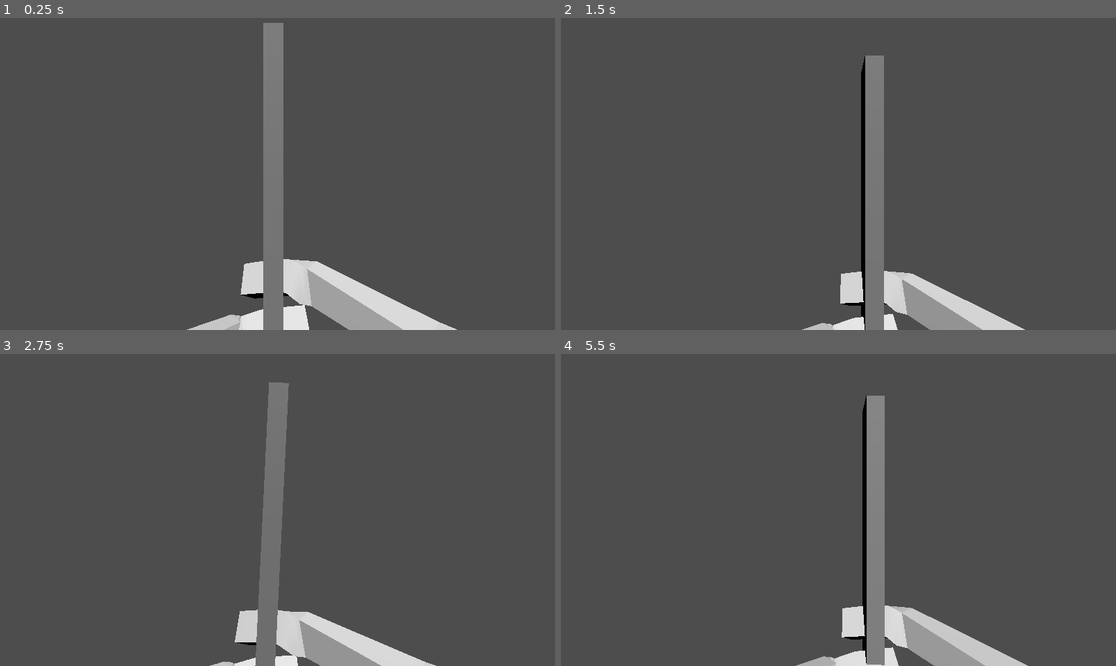
Above: before the commit, frames 1-4 (two rows, left to right).
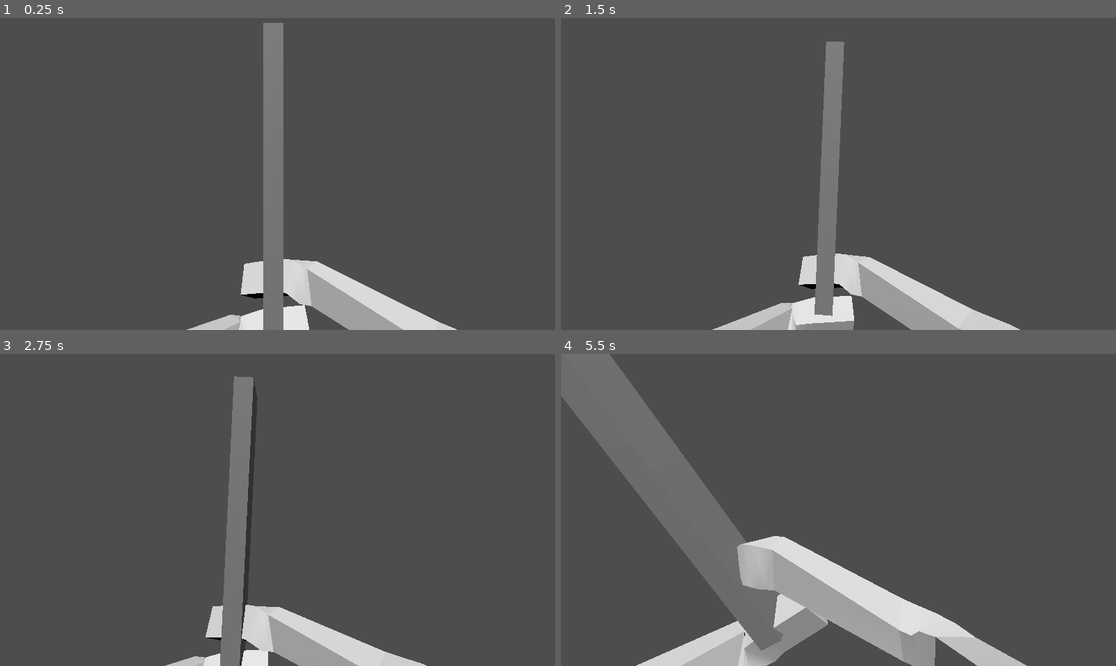
Above: after the commit, the same moments.

Repository: MoustachedMamba/Zarg
Game: Godot game, scene res://testscene.tscn
Two runs of this game, one before a commit and one after it. Both use one fixed random seed, a clock stepped at 60 frames per second and the inputs below.
Inputs (mouse positions are in pixels of both pictures, inside the frame that each line leads up to):
- Up to frame 1 (0.25 s): no input
- Up to frame 2 (1.5 s): tap Enter at 0.5 s; move the mouse to (866, 174) at 0.52 s; press the mouse at (866, 174) at 0.53 s; hold W (Forward) from 0.53 s (still down); tap Space (Jump) at 0.77 s; right-click (866, 174) at 0.8 s; move the mouse to (810, 174) at 1.27 s; release the mouse at (810, 174) at 1.28 s; right-click (810, 174) at 1.35 s
- Up to frame 3 (2.75 s): keep holding W (Forward); tap Space (Jump) at 1.52 s; click (249, 510) at 1.55 s; move the mouse to (288, 503) at 2.02 s; press the mouse at (288, 503) at 2.03 s; right-click (288, 503) at 2.3 s
- Up to frame 4 (5.5 s): keep holding W (Forward); move the mouse to (832, 516) at 2.77 s; release the mouse at (832, 516) at 2.78 s; right-click (832, 516) at 2.85 s; tap Space (Jump) at 3.02, 3.77, 4.52 s; click (832, 516) at 3.05 s; move the mouse to (877, 513) at 3.52 s; hold Ctrl (Crouch) 3.53-4.28 s; right-click (877, 513) at 3.8 s; move the mouse to (794, 506) at 4.27 s; tap Shift (Sprint) at 4.35 s; click (794, 506) at 4.55 s; move the mouse to (844, 510) at 5.02 s; press the mouse at (844, 510) at 5.03 s; right-click (844, 510) at 5.3 s

The runs differ from the first frame. In frame 2, 10% of the frame differs, in the area x 27-84%, y 7-100%; in frame 3, 9.5%; in frame 4, 23%, in the area x 0-85%, y 0-100%.

Commit message:
finished up procedural animation for the attack
aboba

Diff:
--- /dev/null
+++ b/attack_curve.tres
@@ -0,0 +1,5 @@
+[gd_resource type="Curve" format=3 uid="uid://cgd4bk0yjjre6"]
+
+[resource]
+_data = [Vector2(0, 0), 0.0, 0.01, 0, 0, Vector2(1, 1), 0.1, 0.0, 0, 0]
+point_count = 2
--- a/char_ctrlr.gd
+++ b/char_ctrlr.gd
@@ -15,6 +15,7 @@
 @onready var head = $head
 @onready var headbob = $head/headbobcentre
 @onready var collider = $CollisionShape3D
+@onready var atk_crv = load("res://attack_curve.tres")
 # Get the gravity from the project settings to be synced with RigidBody nodes.
 var gravity = ProjectSettings.get_setting("physics/3d/default_gravity")
 var look_rot : Vector2
@@ -48,6 +49,9 @@
 	default_handpos = handtarget.position
 	handpos = default_handpos
 
+	var area = $head/headbobcentre/hand_temp/Target/Area3D
+	area.body_entered.connect(sword_collision)
+
 
 func _physics_process(delta):
 	# Add the gravity.
@@ -86,20 +90,19 @@
 
 
 func _process(delta):
-	print(state)
 	if is_on_floor():
 		head_bob_timer += delta*velocity.length()*bob_fr
 	headbob.position.y = sin(head_bob_timer)*clamp(current_speed,3.0,5.0)*bob_amp
-	vert_offset = lerp(vert_offset,clamp(velocity.y,-10.0,6)*0.07,delta*4.0)
+	vert_offset = lerp(vert_offset,clamp(velocity.y,-10.0,0)*0.07,delta*4.0)
 	headbob.position.y += vert_offset*1.6
 	#headbob.rotation_degrees.x = vert_offset*9
-	var target_basis = head.basis
+	var target_basis = Basis(Vector3(1,0,0),Vector3(0,1,0), Vector3(0,0,1))
 	var horizontal_vel = Vector3(velocity.x,0,velocity.z)
-	if horizontal_vel:
-		var axis = horizontal_vel.rotated(Vector3(0,1,0), PI/2)
+	if horizontal_vel.length() > 0.0:
+		var axis = horizontal_vel.normalized().rotated(Vector3(0,1,0), PI/2)
 		var localaxis =  (axis * basis).normalized()
-		target_basis = head.basis.rotated(localaxis,horizontal_vel.length()*0.01)
-	headbob.basis = headbob.basis.slerp(target_basis,1)
+		target_basis = target_basis.rotated(localaxis,horizontal_vel.length()*0.01)
+	headbob.basis = target_basis
 	handlehands(delta)
 
 
@@ -180,31 +183,35 @@
 	var centerbasis = $head/headbobcentre/hand_temp.basis.rotated(Vector3(0, 1, 0),PI).orthonormalized()
 	var progress = 0
 	if($head/headbobcentre/hand_temp/RayCast3D.is_colliding()):
-		handpos = $head/headbobcentre/hand_temp.to_local($head/headbobcentre/hand_temp/RayCast3D.get_collision_point())*3/5
+		handpos = $head/headbobcentre/hand_temp.to_local($head/headbobcentre/hand_temp/RayCast3D.get_collision_point())*1/2
 	else:
 		handpos = default_handpos
 	if state == "normal":
 		target_rot = Quaternion(centerbasis)
 		handtarget.position = lerp(handtarget.position, handpos+Vector3(sin(head_bob_timer/2)*0.8,sin(head_bob_timer)*0.3,sin(head_bob_timer)*0.3),delta*4)
 		target_rot = Quaternion(centerbasis.rotated(Vector3(0, 0, 1),sin(head_bob_timer/2)*0.1).orthonormalized())
-		progress = 1-$AttackTimer.time_left / $AttackTimer.wait_time
+		progress = 1
 	elif state == "windup" or state == "add_windup":
 		progress = 1-$WindupTimer.time_left/$WindupTimer.wait_time
+		progress = pow(progress, 0.2)
+		progress = atk_crv.sample(progress)
+		handpos.x += progress * attack_hold_dir * 2
+		handpos.z -= progress * 1.2
+		handpos.y += progress * 1
+		progress = 1-$WindupTimer.time_left/$WindupTimer.wait_time
 		progress = pow(progress, 0.6)
-		handpos.x += progress * attack_hold_dir * 2
-		handpos.z -= progress * 1
-		handpos.y += progress * 1
 		inteerp_start_rot = Quaternion(attack_start_transform.basis.orthonormalized())
-		target_rot = Quaternion(centerbasis.rotated(Vector3(0, 0, 1),-1.0*attack_hold_dir).orthonormalized())
+		var target_rot_basis = centerbasis.rotated(Vector3(0, 0, 1),-1.0*attack_hold_dir).orthonormalized()
+		target_rot = Quaternion(target_rot_basis.rotated(Vector3(1, 0, 0),abs(attack_hold_dir)*-0.4).orthonormalized())
 		handtarget.position = lerp(handtarget.position, handpos, delta*4)
 		if  state == "add_windup" and ($WindupTimer.wait_time - $WindupTimer.time_left)/$WindupTimer.wait_time >= 0.4:
 			begin_attack(attack_hold_dir*-1)
 	elif state == "attacking":
 		progress = 1 - $AttackTimer.time_left / $AttackTimer.wait_time
-		progress = pow(progress, 1.3)
-		handpos.x += attack_power*2
+		progress = (sin(PI*progress-PI/2) + 1)/2
+		handpos.x += attack_power*1
 		handpos.z += abs(attack_power)*0.5
-		handpos.y -= abs(attack_power)*1
+		handpos.y -= abs(attack_power)*1.5
 		handtarget.position = (handpos - attack_start_transform.origin)*progress + attack_start_transform.origin
 		inteerp_start_rot = Quaternion(attack_start_transform.basis.orthonormalized())
 		#handtarget.position = lerp(handtarget.position, handpos,delta*10)
@@ -214,14 +221,27 @@
 		target_rot = Quaternion(centerbasis.rotated(Vector3(0, 1, 0),attack_power*1).orthonormalized())
 		if $AttackTimer.is_stopped():
 			state = "recovery"
-			$AttackTimer.wait_time/=1.3
 			$AttackTimer.start()
+			attack_start_transform = handtarget.transform
 	elif state == "recovery":
-		handtarget.position = lerp(handtarget.position, handpos,delta*3)
 		target_rot = Quaternion(centerbasis)
-		if (handtarget.position-handpos).length() < 0.5:
+		handtarget.position = lerp(handtarget.position, handpos+Vector3(sin(head_bob_timer/2)*0.8,sin(head_bob_timer)*0.3,sin(head_bob_timer)*0.3),delta*4)
+		target_rot = Quaternion(centerbasis.rotated(Vector3(0, 0, 1),sin(head_bob_timer/2)*0.1).orthonormalized())
+		inteerp_start_rot = Quaternion(attack_start_transform.basis.orthonormalized())
+		if $AttackTimer.is_stopped():
 			state = "normal"
 		progress = 1-$AttackTimer.time_left / $AttackTimer.wait_time
+
+	elif state == "bounce":
+		progress = 1-$AttackTimer.time_left / $AttackTimer.wait_time
+		progress = pow(progress,3.0)
+		handpos =  attack_start_transform.origin * (1-progress) + progress*(handpos+Vector3(sin(head_bob_timer/2)*0.8,sin(head_bob_timer)*0.3,sin(head_bob_timer)*0.3))
+		progress = 1-$AttackTimer.time_left / $AttackTimer.wait_time
+		progress = pow(progress,0.6)
+		target_rot = Quaternion(attack_start_transform.basis).slerp(Quaternion(centerbasis.rotated(Vector3(0, 0, 1),sin(head_bob_timer/2)*0.1).orthonormalized()),progress)
+		handtarget.position = lerp(handtarget.position,handpos,delta*10)
+		if $AttackTimer.is_stopped():
+			state = "normal"
 	inteerp_start_rot = inteerp_start_rot.normalized()
 	target_rot = target_rot.normalized()
 	handtarget.basis = Basis(inteerp_start_rot.slerp(target_rot,progress))
@@ -231,9 +251,16 @@
 func begin_attack(dir):
 	attack_start_transform = handtarget.transform
 	attack_hold_dir = 0
-	attack_power = (0.2+(($WindupTimer.wait_time - $WindupTimer.time_left)/$WindupTimer.wait_time)*0.8)
+	attack_power = ($WindupTimer.wait_time - $WindupTimer.time_left)/$WindupTimer.wait_time
 	attack_power *= dir
-	$AttackTimer.wait_time = 0.2 + (abs(attack_power)-0.2)*0.3
+	$AttackTimer.wait_time = 0.1 + (abs(attack_power))*0.3
 	$AttackTimer.start()
 	$WindupTimer.stop()
 	state = "attacking"
+
+
+func sword_collision(body):
+	if state == "attacking":
+		state = "bounce"
+		$AttackTimer.wait_time*=3
+		$AttackTimer.start()
Not shown, added: cha5AE.tmp
Not shown, added: cha759D.tmp
Not shown, added: cha8E73.tmp
Not shown, added: chaB38E.tmp
Not shown, added: chaBC99.tmp
Not shown, added: chaF91.tmp
